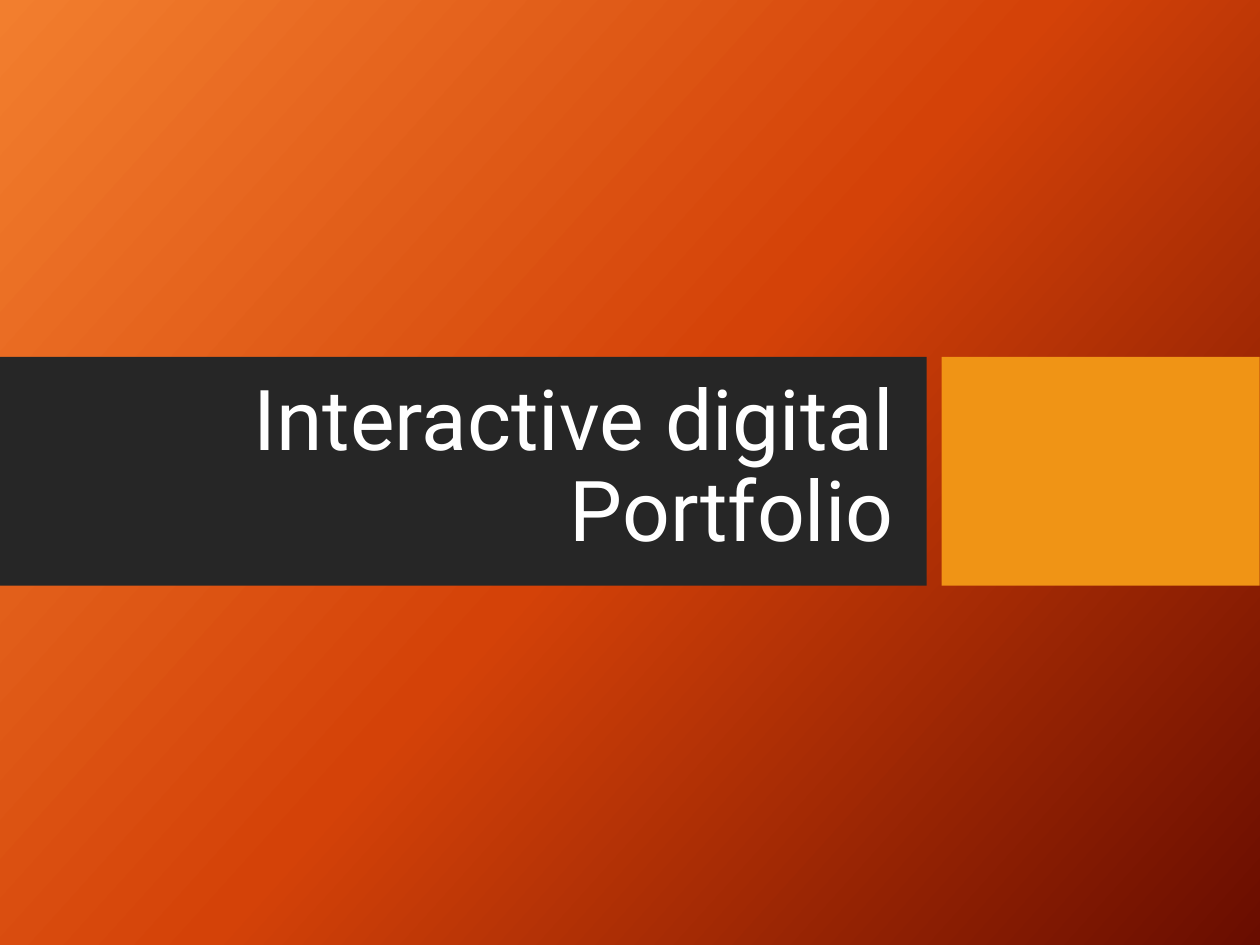
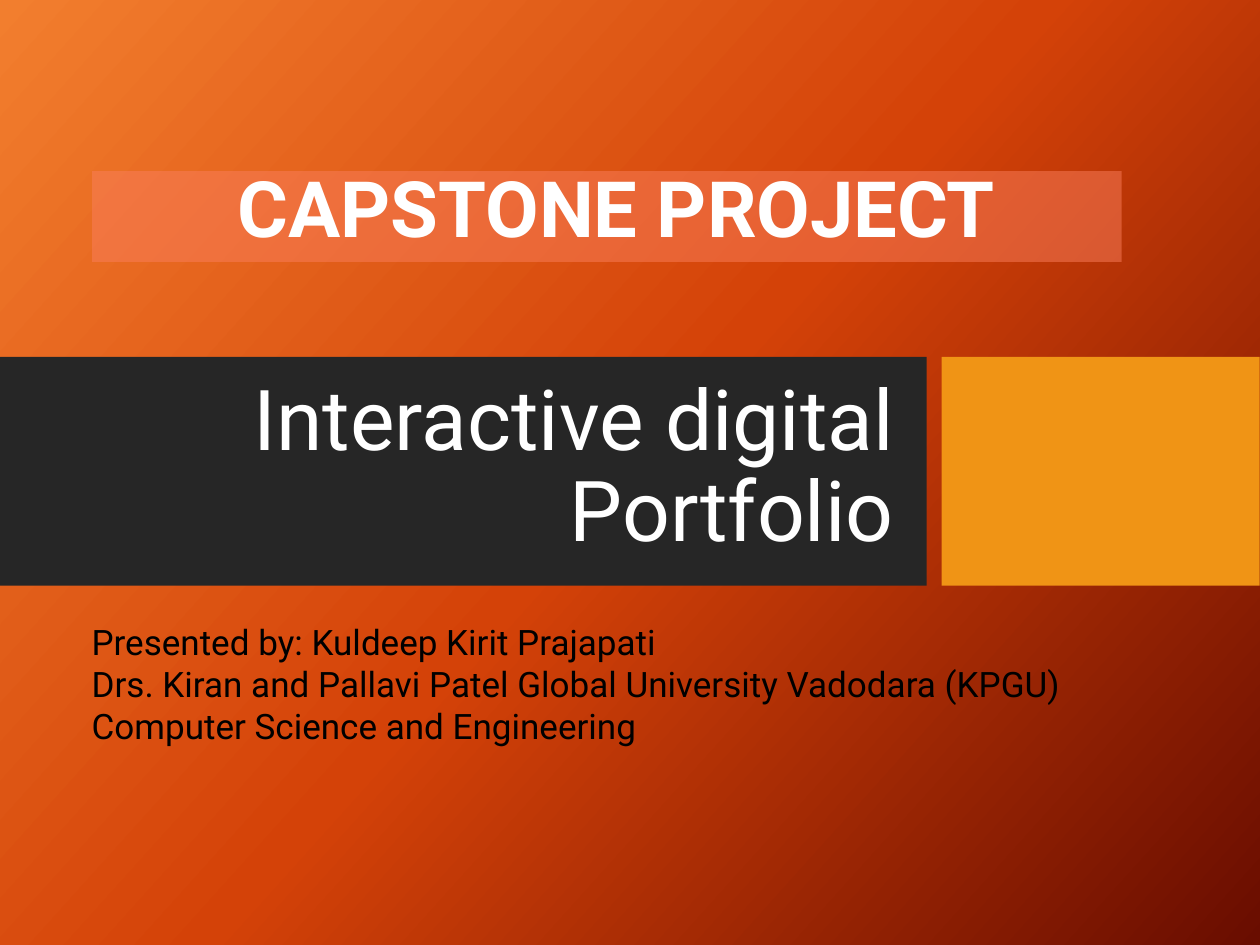
Before and after one commit to kuldeepin3/portfolio-capstone-edunet, a slide deck: slide 1 of Interactive_Portfolio_Presentation (1).pptx. Drawn at 1260x945 pixels with LibreOffice and Linux fonts; fonts in the diff are those of the drawing; background and template pictures are left out. Boxes give left, top, right and bottom in pixels: in the first picture for what was removed or moved away, otherwise in the second. Text is boxed around its words. In the diff, an @@ line names an element or a change of style, - is before the commit and + after.

```diff
--- a/Interactive_Portfolio_Presentation (1).pptx
+++ b/Interactive_Portfolio_Presentation (1).pptx
@@ rectangle added at (92, 171, 1121, 262), fill #FA7E5C at 50% opacity, 44.4 pt, text #FFFFFF, bold @@
+CAPSTONE PROJECT
@@ subtitle added at (92, 628, 1060, 747), 20 pt, text #000000 @@
+Presented by: Kuldeep Kirit Prajapati
+Drs. Kiran and Pallavi Patel Global University Vadodara (KPGU)
+Computer Science and Engineering
```
Also in this commit, not shown: 5 other slides changed, 6 slides added, 7 slides removed.
